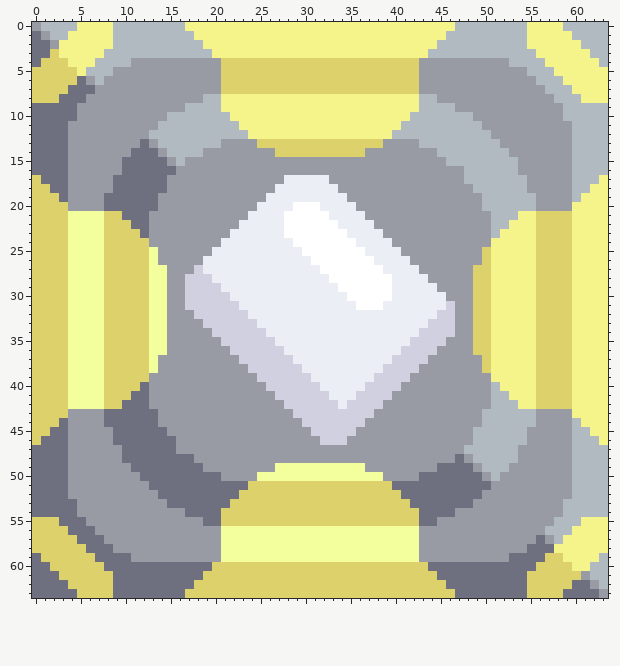
Pixel-art sprite, stored at sprites/blocks/effect/trading-stations/metaglass-trading-station.png. Above, as it was before the edit.
The file is 64x64 pixels.
New version:
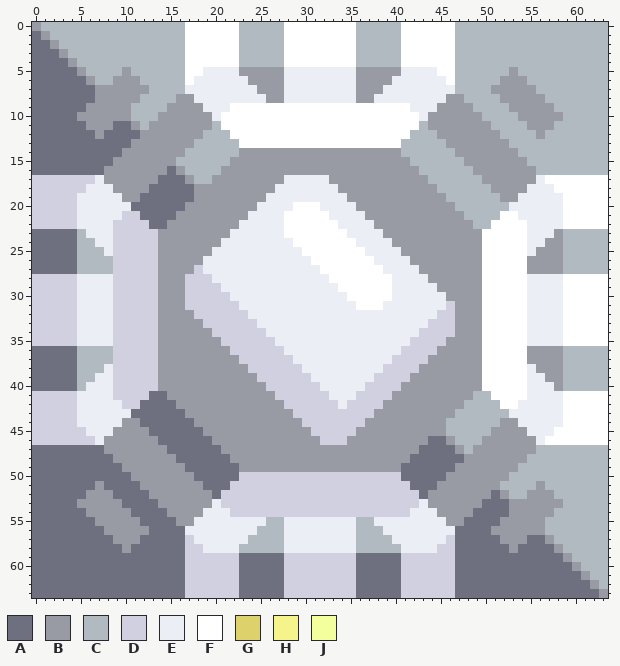
Palette (. is transparent): A #6e7080  B #989aa4  C #b0bac0  D #d0d0e0  E #ebeef5  F #ffffff  G #dcd16b  H #f5f48b  J #f2ff9c
The edit:
Changed rows in their new state; - is an unchanged pixel.
first column x 0:
 0 -----CCCC--------FFFFFFCCCCCFFFFFFFFCCCCCFFFFFF--------CCCC-----
 1 ----CCCCC--------FFFFFFCCCCCFFFFFFFFCCCCCFFFFFF--------CCCCC----
 2 ---CCCCCC--------FFFFFFCCCCCFFFFFFFFCCCCCFFFFFF--------CCCCCC---
 3 --ABCCCC---------FFFFFFCCCCCFFFFFFFFCCCCCFFFFFF---------CCCCCC--
 4 -AAABCC----CCCCCCFFFFFFCCCCCFFFFFFFFCCCCCFFFFFFCCCCCC----CCCCCC-
 5 AAAAAB---C-CCCCCCFFEEEEBBBBBEEEEEEEEBBBBBEEEEFFCCCCCC-C---CCCCCC
 6 AAAAA---C---CCCCCFEEEEEEBBBBEEEEEEEEBBBBEEEEEEFCCCCC---C---CCCCC
 7 AAAA---------CCCCEEEEEEEEBBBEEEEEEEEBBBEEEEEEEECCCC-----C---CCCC
 8 AAA---A-----CCCC--EEEEEEEEBBEEEEEEEEBBEEEEEEEE--CCCC-----C---CCC
 9 -----A-----CCCC--BBEEEFFFFFFFFFFFFFFFFFFFFEEEBB--CCCC-----C-----
10 -----------CCC-BBBBBEFFFFFFFFFFFFFFFFFFFFFFEBBBBB-CCCC----------
11 ----AA---AA-C-BBBBBB-FFFFFFFFFFFFFFFFFFFFFF-BBBBBB-CCCC---CC----
12 ----AAA-AAAA-BBBBBB---FFFFFFFFFFFFFFFFFFFF---BBBBBB-CCCC-CCC----
13 ----AAAAAAA-B-BBBB---CCFFFFFFFFFFFFFFFFFFCC---BBBBBB-CCCCCCC----
14 ----AAAAAA-BBB-BB--CCCC----BBBBBBBBBB----CCCC--BBBBBB-CCCCCC----
15 ----AAAAA-BBBBB--CCCCC--------------------CCCC--BBBBBB-CCCCC----
16 ----AAAA--BBBBB--CCCC----------------------CCCCC-BBBBB--CCCC----
17 DDDDDDDE-BBBBB-AA-CC------------------------CCCC--BBBBB-EFFFFFFF
18 DDDDDDEEEBBBB--AAA---------------------------CCCC--BBBBEEEFFFFFF
19 DDDDDEEEEEBB--AAAA----------------------------CCCC--BBEEEEEFFFFF
20 DDDDDEEEEEE---AAA------------------------------CCC---EEEEEEFFFFF
21 DDDDDEEEEEDD-AAA--------------------------------CCC-FFEEEEEFFFFF
22 DDDDDEEEEDDDDAA----------------------------------CCFFFFEEEEFFFFF
23 AAAAACEEEDDDDD------------------------------------FFFFFEEEBCCCCC
24 AAAAACCEEDDDDD------------------------------------FFFFFEEBBCCCCC
25 AAAAACCCEDDDDD------------------------------------FFFFFEBBBCCCCC
26 AAAAACCCCDDDDD------------------------------------FFFFFBBBBCCCCC
27 AAAAACCCCDDDDDB----------------------------------BFFFFFBBBBCCCCC
28 DDDDDEEEEDDDDDB----------------------------------BFFFFFEEEEFFFFF
29 DDDDDEEEEDDDDDB----------------------------------BFFFFFEEEEFFFFF
30 DDDDDEEEEDDDDDB----------------------------------BFFFFFEEEEFFFFF
31 DDDDDEEEEDDDDDB----------------------------------BFFFFFEEEEFFFFF
32 DDDDDEEEEDDDDDB----------------------------------BFFFFFEEEEFFFFF
33 DDDDDEEEEDDDDDB----------------------------------BFFFFFEEEEFFFFF
34 DDDDDEEEEDDDDDB----------------------------------BFFFFFEEEEFFFFF
35 DDDDDEEEEDDDDDB----------------------------------BFFFFFEEEEFFFFF
36 AAAAACCCCDDDDDB----------------------------------BFFFFFBBBBCCCCC
37 AAAAACCCCDDDDD------------------------------------FFFFFBBBBCCCCC
38 AAAAACCCEDDDDD------------------------------------FFFFFEBBBCCCCC
39 AAAAACCEEDDDDD------------------------------------FFFFFEEBBCCCCC
40 AAAAACEEEDDDDD------------------------------------FFFFFEEEBCCCCC
41 DDDDDEEEEDDDDAA----------------------------------CCFFFFEEEEFFFFF
42 DDDDDEEEEEDD-AAA--------------------------------CCC-FFEEEEEFFFFF
43 DDDDDEEEEEE---AAA------------------------------CCC---EEEEEEFFFFF
44 DDDDDEEEEEBB--AAAA----------------------------CCCC--BBEEEEEFFFFF
45 DDDDDDEEEBBBB--AAAA---------------------------CCC--BBBBEEEFFFFFF
46 DDDDDDDE-BBBBB--AAAA------------------------AA-CC-BBBBB-EFFFFFFF
47 ----AAAA--BBBBB-AAAAA----------------------AAAA--BBBBB--CCCC----
48 ----AAAAA-BBBBBB--AAAA--------------------AAAAA--BBBBB-CCCCC----
49 ----AAAAAA-BBBBBB--AAAA----BBBBBBBBBB----AAAA--BB-BBB-CCCCCC----
50 ----AAAAAAA-BBBBBB---AADDDDDDDDDDDDDDDDDDAA---BBBB-B-CCCCCCC----
51 ----AAA-AAAA-BBBBBB---DDDDDDDDDDDDDDDDDDDD---BBBBBB-CCCC-CCC----
52 ----AA---AAAA-BBBBBB-DDDDDDDDDDDDDDDDDDDDDD-BBBBBB-A-CC---CC----
53 ----------AAAA-BBBBBEDDDDDDDDDDDDDDDDDDDDDDEBBBBB-AAA-----------
54 -----A-----AAAA--BBEEEDDDDDDDDDDDDDDDDDDDDEEEBB--AAAA-----C-----
55 AAA---A-----AAAA--EEEEEEEECCEEEEEEEECCEEEEEEEE--AAAA-----C---CCC
56 AAAA---A-----AAAAEEEEEEEECCCEEEEEEEECCCEEEEEEEEAAAA---------CCCC
57 AAAAA---A---AAAAADEEEEEECCCCEEEEEEEECCCCEEEEEEDAAAAA---A---CCCCC
58 AAAAAA---A-AAAAAADDEEEECCCCCEEEEEEEECCCCCEEEEDDAAAAAA-A---BCCCCC
59 -AAAAAA----AAAAAADDDDDDAAAAADDDDDDDDAAAAADDDDDDAAAAAA----AABCCC-
60 --AAAAAA---------DDDDDDAAAAADDDDDDDDAAAAADDDDDD---------AAAABC--
61 ---AAAAAA--------DDDDDDAAAAADDDDDDDDAAAAADDDDDD--------AAAAAA---
62 ----AAAAA--------DDDDDDAAAAADDDDDDDDAAAAADDDDDD--------AAAAA----
63 -----AAAA--------DDDDDDAAAAADDDDDDDDAAAAADDDDDD--------AAAA-----
Changed places in both pictures, as pixel boxes (x1, y1, x2, y2):
changed: (32, 22, 608, 598)
